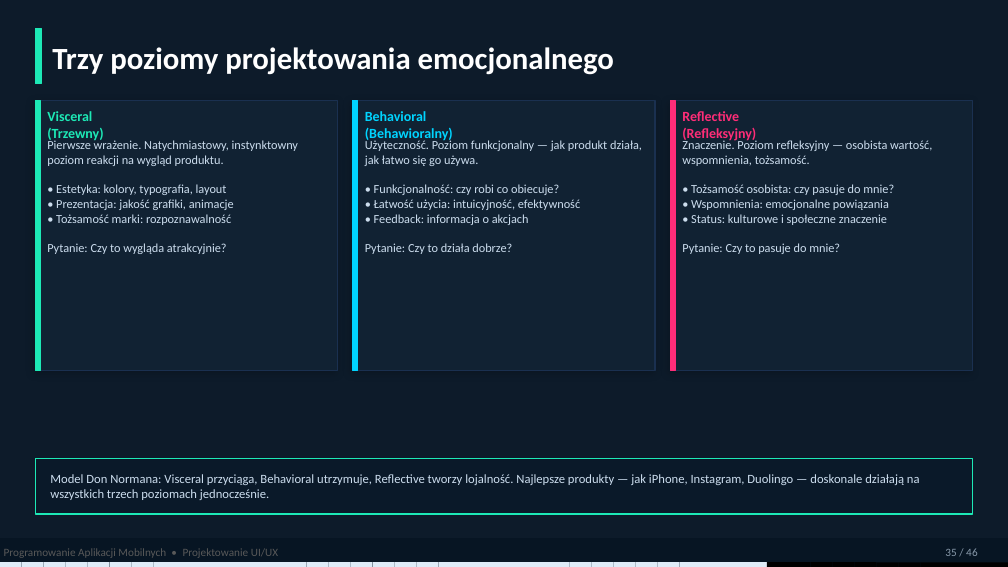
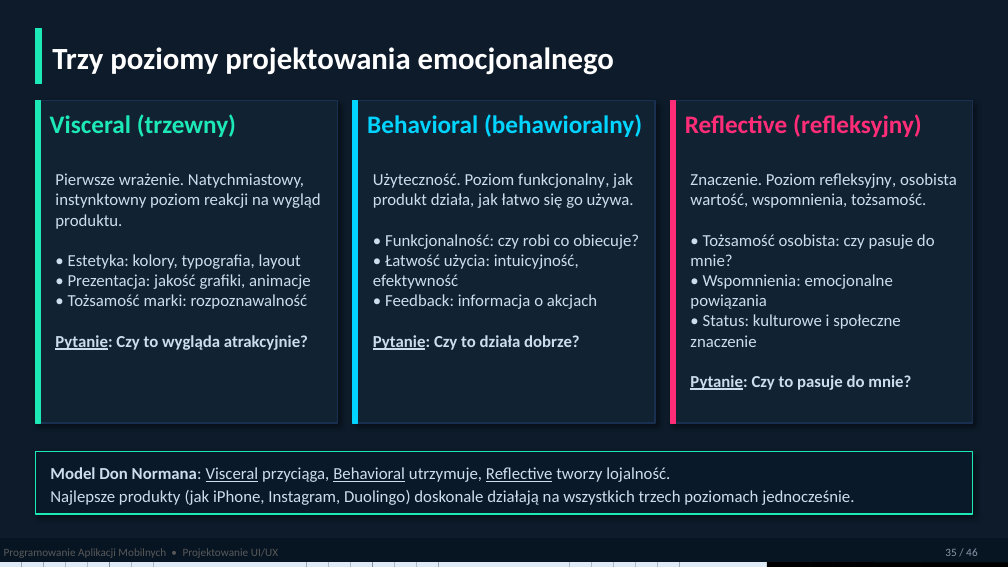
Before and after one commit to MatPomGit/mobileHub, a slide deck: slide 35 of wyklady/w3_ui.pptx. Drawn at 1008x567 pixels with LibreOffice and Linux fonts; fonts in the diff are those of the drawing. Boxes give left, top, right and bottom in pixels: in the first picture for what was removed or moved away, otherwise in the second. Text is boxed around its words. In the diff, an @@ line names an element or a change of style, - is before the commit and + after.

```diff
--- a/wyklady/w3_ui.pptx
+++ b/wyklady/w3_ui.pptx
@@ rectangle: place and size @@
-rectangle at box(35, 101, 338, 370)
+rectangle at box(35, 101, 338, 423)
@@ rectangle: place and size @@
-rectangle at box(35, 101, 40, 370)
+rectangle at box(35, 101, 40, 423)
@@ text at box(50, 114, 236, 137): text changed; size 10 to 18 pt @@
-Visceral
-(Trzewny)
+Visceral (trzewny)
@@ rectangle: place and size @@
-rectangle at box(353, 101, 655, 370)
+rectangle at box(353, 101, 655, 423)
@@ rectangle: place and size @@
-rectangle at box(353, 101, 358, 370)
+rectangle at box(353, 101, 358, 423)
@@ text at box(367, 114, 642, 137): text changed; size 10 to 18 pt @@
-Behavioral
-(Behawioralny)
+Behavioral (behawioralny)
@@ shadow changed in 3 elements at box(35, 101, 338, 423), box(353, 101, 655, 423), box(670, 101, 973, 423) @@
@@ rectangle: place and size @@
-rectangle at box(670, 101, 973, 370)
+rectangle at box(670, 101, 973, 423)
@@ rectangle: place and size @@
-rectangle at box(670, 101, 675, 370)
+rectangle at box(670, 101, 675, 423)
@@ text at box(685, 114, 922, 138): text changed; size 10 to 18 pt @@
-Reflective
-(Refleksyjny)
+Reflective (refleksyjny)
@@ text "Pierwsze wrażenie. Natychmiastowy, instynktowny poziom ...": place and size @@
-text "Pierwsze wrażenie. Natychmiastowy, instynktowny poziom ..." at box(47, 184, 234, 254)
+text "Pierwsze wrażenie. Natychmiastowy, instynktowny poziom ..." at box(55, 173, 321, 350)
@@ text "Pierwsze wrażenie. Natychmiastowy, instynktowny poziom ..." at box(55, 173, 321, 350): size 8.8 to 12 pt; bold on in "Pytanie: Czy to wygląda atrakcyjnie?"; underline on in "Pytanie:" @@
@@ text at box(373, 173, 634, 208): text changed; size 8.8 to 12 pt @@
-Użyteczność. Poziom funkcjonalny — jak produkt działa, jak łatwo się go używa.
+Użyteczność. Poziom funkcjonalny, jak produkt działa, jak łatwo się go używa.
@@ text "Użyteczność. Poziom funkcjonalny, jak produkt ...": place and size @@
-text "Użyteczność. Poziom funkcjonalny, jak produkt ..." at box(365, 184, 580, 254)
+text "Użyteczność. Poziom funkcjonalny, jak produkt ..." at box(373, 173, 639, 350)
@@ text at box(690, 173, 957, 208): text changed; size 8.8 to 12 pt @@
-Znaczenie. Poziom refleksyjny — osobista wartość, wspomnienia, tożsamość.
+Znaczenie. Poziom refleksyjny, osobista wartość, wspomnienia, tożsamość.
@@ text "Znaczenie. Poziom refleksyjny, osobista wartość, ...": place and size @@
-text "Znaczenie. Poziom refleksyjny, osobista wartość, ..." at box(682, 184, 894, 254)
+text "Znaczenie. Poziom refleksyjny, osobista wartość, ..." at box(690, 173, 957, 390)
@@ text at box(373, 234, 639, 350): size 8.8 to 12 pt in "• Funkcjonalność: czy robi co obiecuje?", "• Łatwość użycia: intuicyjność, efektywność", "• Feedback: informacja o akcjach", "Pytanie: Czy to działa dobrze?"; bold on in "Pytanie: Czy to działa dobrze?"; underline on in "Pytanie:" @@
@@ text at box(690, 234, 935, 390): size 8.8 to 12 pt in "• Tożsamość osobista: czy pasuje do mnie?", "• Wspomnienia: emocjonalne powiązania", "• Status: kulturowe i społeczne znaczenie", "Pytanie: Czy to pasuje do mnie?"; bold on in "Pytanie: Czy to pasuje do mnie?"; underline on in "Pytanie:" @@
@@ rectangle: place and size @@
-rectangle at box(35, 459, 973, 514)
+rectangle at box(35, 452, 973, 514)
@@ rectangle at box(35, 452, 973, 514): shadow on @@
@@ text at box(50, 467, 854, 505): text changed; size 9 to 12 pt @@
-Model Don Normana: Visceral przyciąga, Behavioral utrzymuje, Reflective tworzy lojalność. Najlepsze produkty — jak iPhone, Instagram, Duolingo — doskonale działają na wszystkich trzech poziomach jednocześnie.
+Model Don Normana: Visceral przyciąga, Behavioral utrzymuje, Reflective tworzy lojalność.
+Najlepsze produkty (jak iPhone, Instagram, Duolingo) doskonale działają na wszystkich trzech poziomach jednocześnie.
```
Also in this commit, not shown: 39 other slides changed, 1 other file.
